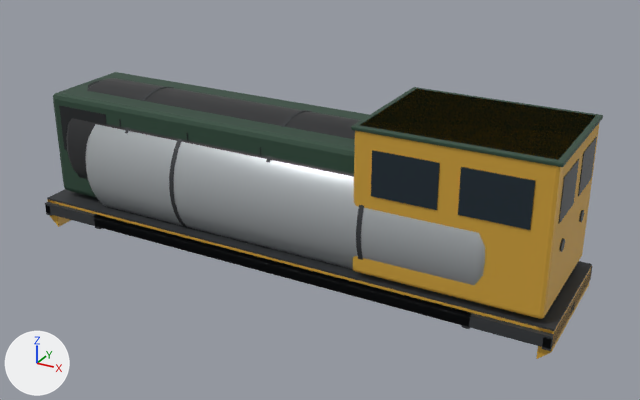
Renders of the Blender file tools/map/switchyard.blend from each side of a commit.
Before and after are seen from a 50 mm lens placed at (8.84, -15.09, 9.43), pointed at (0.47, 0.14, 1.82). Lighting does not change. The marker at lower left points along +X, +Y and +Z. The first picture is the older version.

The first picture shows 'depot-tank', 'frame-12', 'frame-9', 'loco', 'tank-car'.
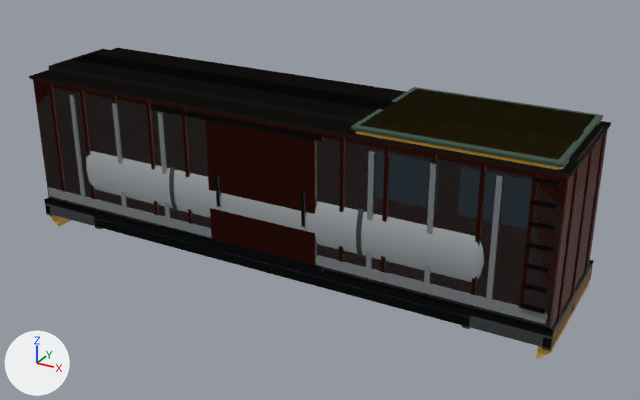
What the commit changed:
Material 'car.grey' (mat_car_grey) is new.
Its base color is (0.216, 0.238, 0.254) (grey #80868a).
Its metallic is 0.3.
Its roughness is 0.55.
Material 'roof.flat' (mat_roof_flat) is new.
Its base color is (0.0782, 0.0704, 0.063) (dark grey #4f4b47).
Its roughness is 0.8.
Material 'car.teal' (mat_car_teal) is new.
Its base color is (0.0497, 0.13, 0.125) (dark cyan #3f6563).
Its metallic is 0.3.
Its roughness is 0.55.
Material 'car.brown' (mat_car_brown) is new.
Its base color is (0.112, 0.0595, 0.0356) (brown #5e4535).
Its metallic is 0.3.
Its roughness is 0.55.
Material 'car.oxide' (mat_car_oxide) is new.
Its base color is (0.209, 0.0423, 0.0232) (red #7e3a2a).
Its metallic is 0.3.
Its roughness is 0.55.
Mesh me_hopper is new.
It has 396 vertices, 286 faces and spans x -6.0..6.0, y -1.5..1.56, z 1.0..4.02.
Faces by material slot: [102, 184].
It uses material mat_steel (dark grey #3a3d40).
It uses material mat_car_grey (grey #80868a).
Mesh me_boxcar_teal is new.
It has 608 vertices, 492 faces and spans x -6.0..6.0, y -1.54..1.56, z 1.0..4.2.
Faces by material slot: [162, 318, 12].
It uses material mat_steel (dark grey #3a3d40).
It uses material mat_car_teal (dark cyan #3f6563).
It uses material mat_roof_flat (dark grey #4f4b47).
Mesh me_boxcar_brown is new.
It has 608 vertices, 492 faces and spans x -6.0..6.0, y -1.54..1.56, z 1.0..4.2.
Faces by material slot: [162, 318, 12].
It uses material mat_steel (dark grey #3a3d40).
It uses material mat_car_brown (brown #5e4535).
It uses material mat_roof_flat (dark grey #4f4b47).
Mesh me_boxcar_oxide is new.
It has 608 vertices, 492 faces and spans x -6.0..6.0, y -1.54..1.56, z 1.0..4.2.
Faces by material slot: [162, 318, 12].
It uses material mat_steel (dark grey #3a3d40).
It uses material mat_car_oxide (red #7e3a2a).
It uses material mat_roof_flat (dark grey #4f4b47).
Object 'hopper' (ob_hopper) is new; it shows me_hopper.
Its location is (0.0, 0.0, 0.0).
Object 'boxcar-teal' (ob_boxcar_teal) is new; it shows me_boxcar_teal.
Its location is (0.0, 0.0, 0.0).
Object 'boxcar-brown' (ob_boxcar_brown) is new; it shows me_boxcar_brown.
Its location is (0.0, 0.0, 0.0).
Object 'boxcar-oxide' (ob_boxcar_oxide) is new; it shows me_boxcar_oxide.
Its location is (0.0, 0.0, 0.0).

What differs and where, as boxes (x1, y1, x2, y2) in the pictures (640 x 400 px):
'boxcar-oxide', added
    after: (29, 49, 611, 337)
    faces in mat_car_oxide (red #7e3a2a): (33, 80, 608, 327)
    faces in mat_steel (dark grey #3a3d40): (44, 54, 594, 337)
    faces in mat_roof_flat (dark grey #4f4b47): (29, 49, 611, 177)
'hopper', added
    after: (37, 88, 603, 328)
'boxcar-teal', added
    after: (31, 48, 611, 174)
'boxcar-brown', added
    after: (50, 49, 574, 156)
'loco', unchanged, covered by the edit
    before: (47, 72, 603, 359)
    after: (47, 87, 603, 359)
'tank-car', unchanged, covered by the edit
    before: (66, 78, 361, 179)
